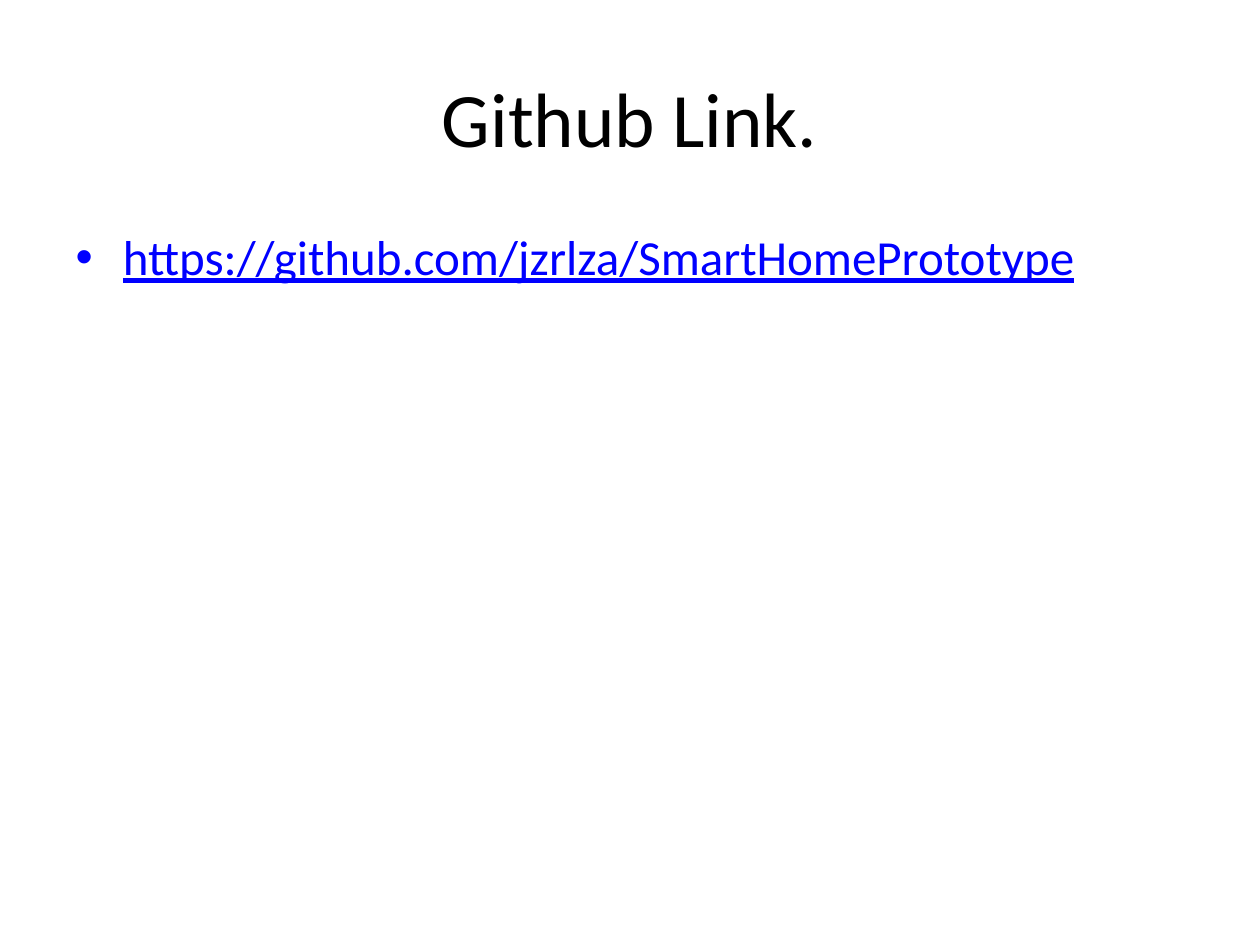
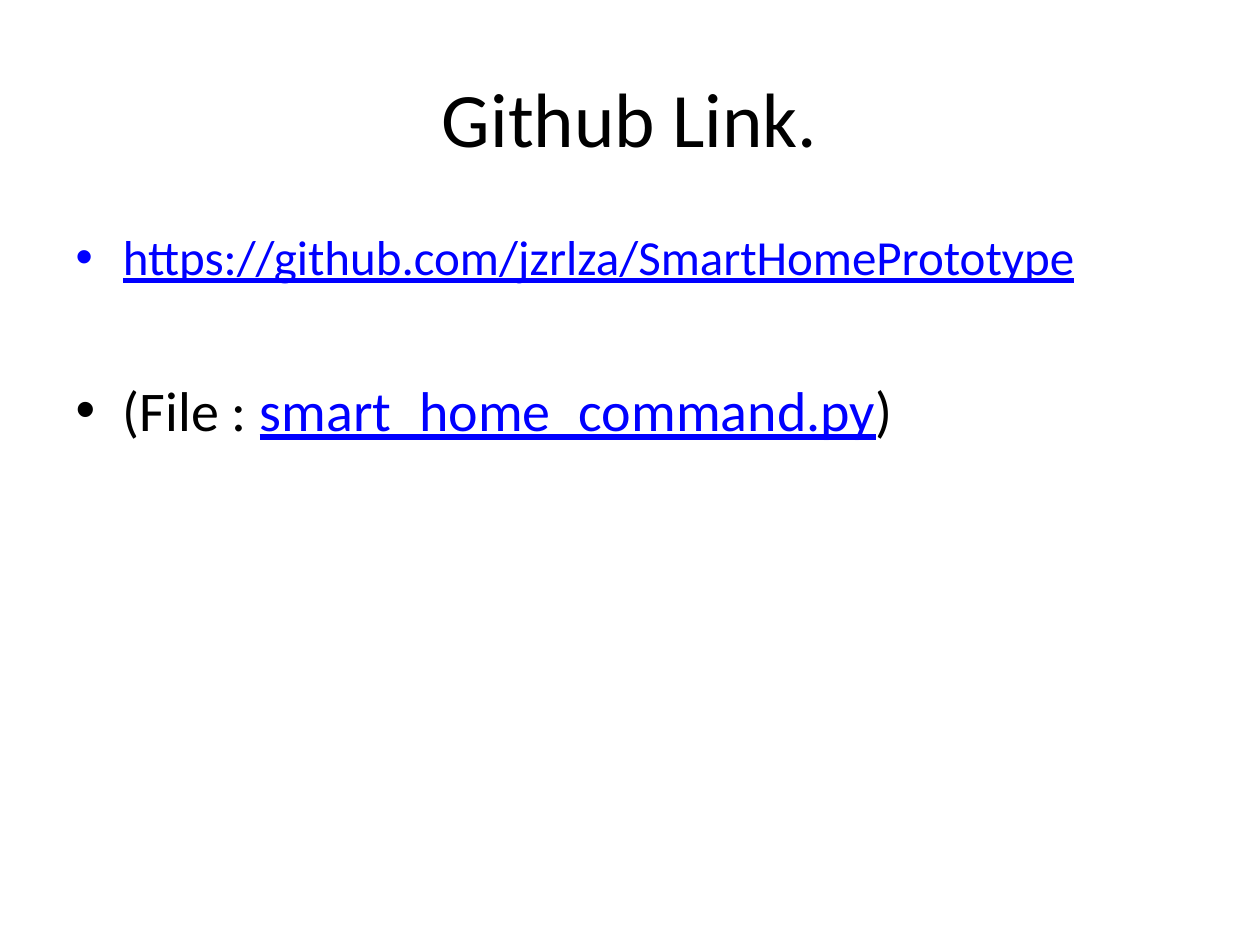
Before and after one commit to jzrlza/SmartHomePrototype, a slide deck: slide 23 of project_presentation.pptx. Drawn at 1260x945 pixels with LibreOffice and Linux fonts; fonts in the diff are those of the drawing. Boxes give left, top, right and bottom in pixels: in the first picture for what was removed or moved away, otherwise in the second. Text is boxed around its words. In the diff, an @@ line names an element or a change of style, - is before the commit and + after.

```diff
--- a/project_presentation.pptx
+++ b/project_presentation.pptx
@@ text at (x1=123, y1=390, x2=893, y2=440): paragraph added @@
+• (File : smart_home_command.py)
```
Also in this commit, not shown: 2 other files.
